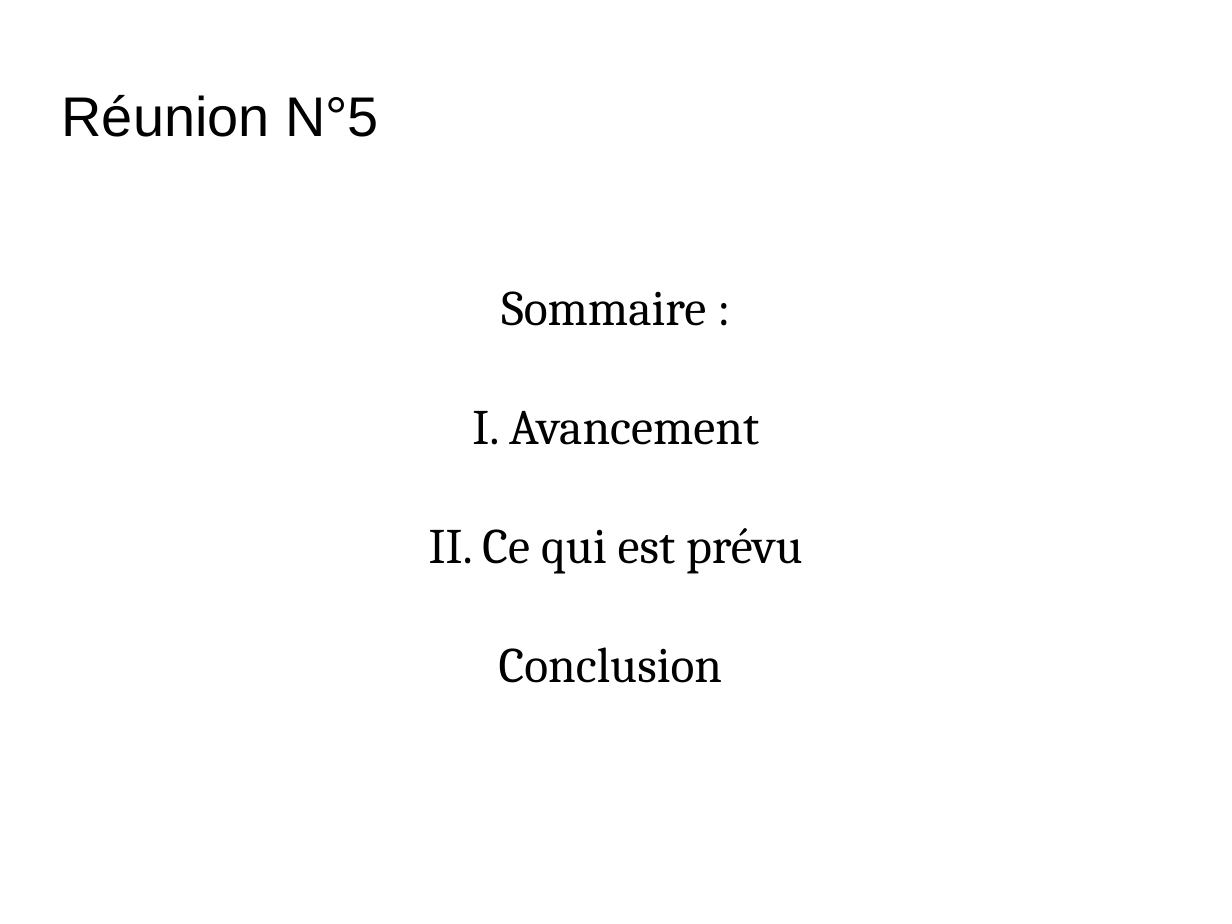
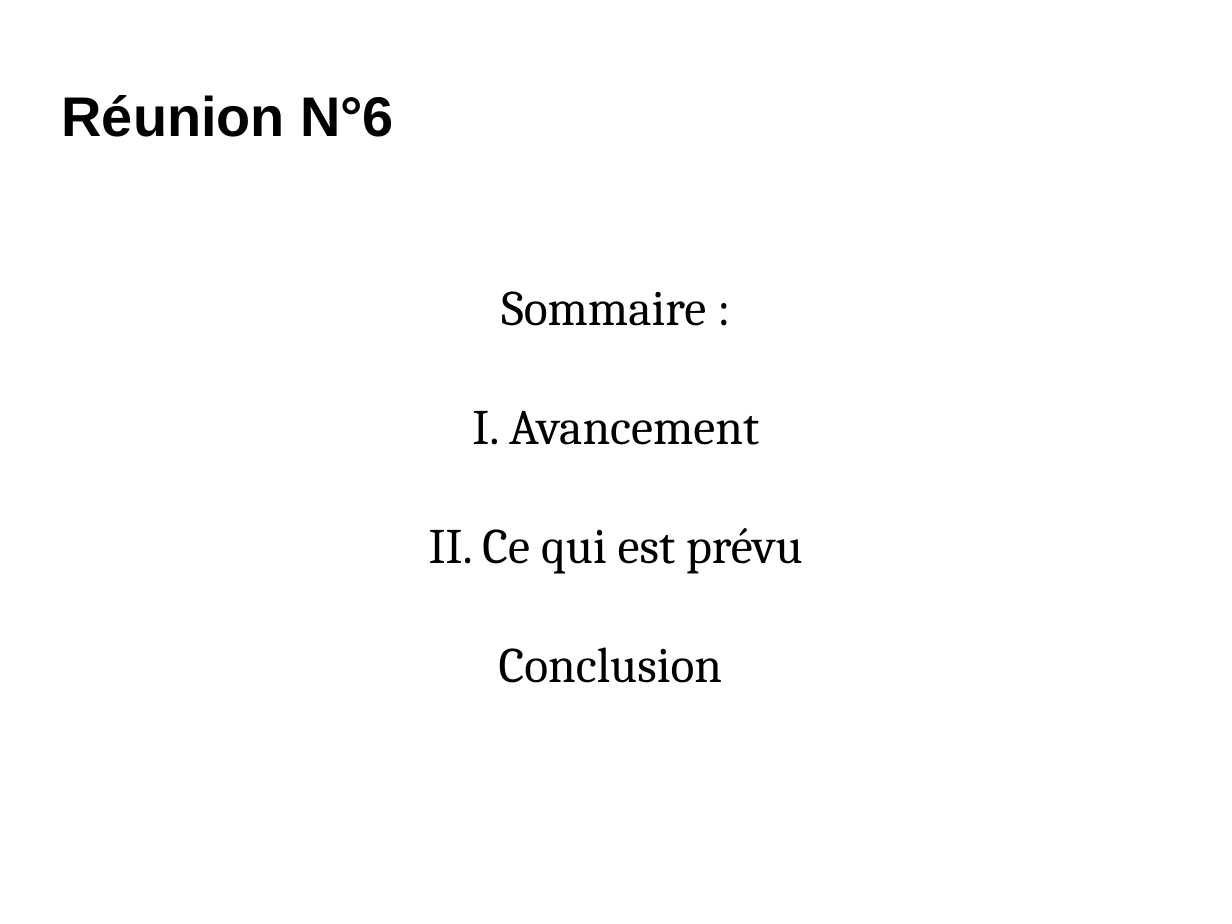
Before and after one commit to Kertek/projet_dbf, a slide deck: slide 1 of gestion_de_projet/Reunions/Presentation_6_23052017_CASSIOPEE_DBF.odp. Drawn at 1232x924 pixels with LibreOffice and Linux fonts; fonts in the diff are those of the drawing; background and template pictures are left out. Boxes give left, top, right and bottom in pixels: in the first picture for what was removed or moved away, otherwise in the second. Text is boxed around its words. In the diff, an @@ line names an element or a change of style, - is before the commit and + after.

```diff
--- a/gestion_de_projet/Reunions/Presentation_6_23052017_CASSIOPEE_DBF.odp
+++ b/gestion_de_projet/Reunions/Presentation_6_23052017_CASSIOPEE_DBF.odp
@@ title at <box>62,95,394,137</box>: text changed; bold on @@
-Réunion N°5
+Réunion N°6
```
Also in this commit, not shown: 4 other slides changed, 2 slides added.
